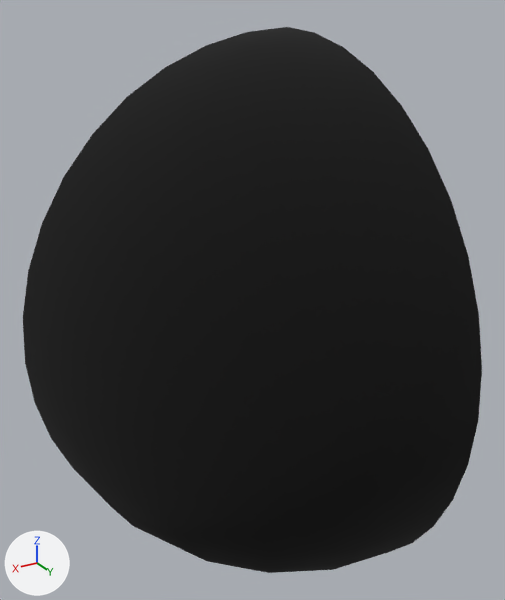
Renders of the OBJ model Maya/scenes/Kiwi.obj from each side of a commit.
Before and after are seen from a 50 mm camera at (1.4, 2.11, 0.09) aimed at (0.4, 0.44, -0.75). The lights are fixed; the arrows at lower left show +X, +Y and +Z. Where no turn or scale is listed for an object, it has been applied to the vertices.

In view in the first picture: 'Kiwi'.
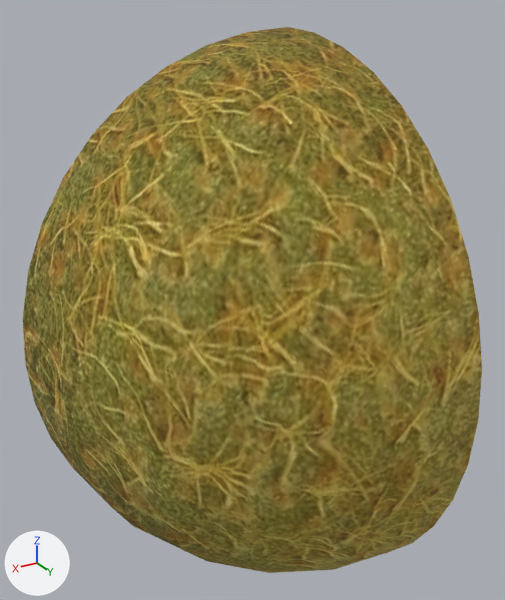
Changed parts and their boxes [x1, y1, x2, y2] in the pictures (505 x 600 px):
'Kiwi', surface changed (black to yellow)
    both: [23, 27, 482, 573]

What the commit changed:
Picture 'kiwiskin.jpg' (img_kiwiskin_jpg) is new.
In material 'lambert3SG' (mat_lambert3sg), base_color is no longer (0.0, 0.0, 0.0), black #000000.
In material 'lambert3SG' (mat_lambert3sg), texture is now set to img_kiwiskin_jpg.
me_kiwi has 116 vertices, 120 faces and spans x 0.0..1.0, y 0.0..1.0, z -1.99..0.01.
me_kiwi is used by ob_kiwi; location (0.0, 0.0, 0.0).
me_kiwi part 1: texture (UV) coordinates of 120 of 120 faces, centred in x 0.0..0.99, y 0.0..0.99, z -1.99..0.0, changed; they spanned u 0.5..1.89, v 0.02..0.98 and now span u 0.0..0.73, v 0.0..0.61.
